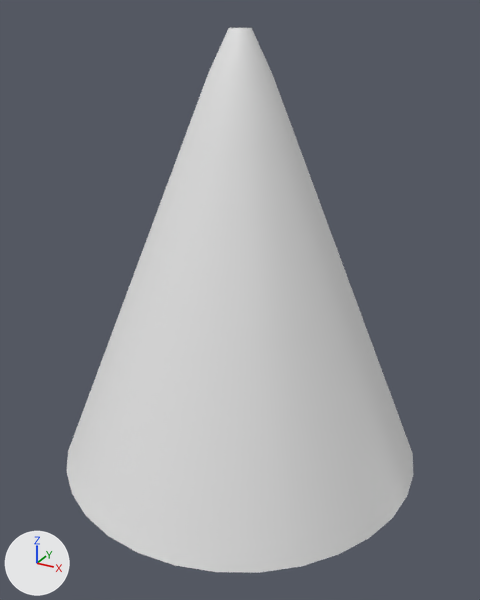
Renders of the FBX model Assets/Project Directory/GameBank/VFX/3D/VFM_LightCone_01A.fbx from each side of a commit.
One viewpoint serves both versions: a 50 mm lens placed at (4.14, -7.5, 6.1), pointed at (0.1, -0.15, 2.43). The lights are fixed; the arrows at lower left show +X, +Y and +Z. Where no turn or scale is listed for an object, it has been applied to the vertices.

The first picture shows 'VFM_LightCone'.
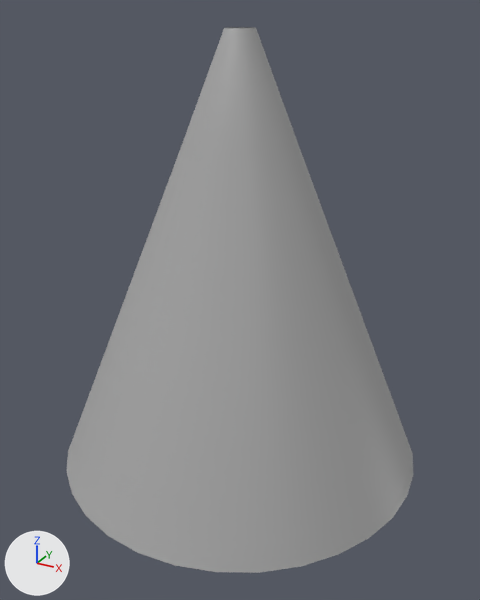
Where the newer file only moved an object's origin or applied its transform, the numbers keep the older frame.

What differs and where, as boxes [x1, y1, x2, y2] in the pictures (480 x 600 px):
```json
{"part": 1, "of": "me_cylinder_001", "change": "cut back", "before": [124, 27, 356, 349], "after": [124, 27, 356, 349]}
{"part": 2, "of": "me_cylinder_001", "change": "recoloured", "before": [67, 300, 414, 573], "after": [67, 300, 414, 573], "on screen": "white to grey"}
```

The change, as JSON lines over the scene's bpy script:
```json
{"op": "add", "block": "mat_standardsurface1", "code": ["mat_standardsurface1 = principled_material('standardSurface1')", "mat_standardsurface1.base_color = (0.4, 0.4, 0.4)  # grey #aaaaaa"]}
{"block": "me_cylinder_001", "where": "# used by ob_vfm_lightcone; location = (0.0, 0.0, 0.0)"}
{"op": "remove", "block": "me_cylinder_001", "code": "me_cylinder_001.from_pydata(...)  # 192 vertices, 160 faces; spans x -2.62..2.63, y -2.59..2.65, z -0.07..5.88"}
{"op": "add", "block": "me_cylinder_001", "code": "me_cylinder_001.from_pydata(...)  # 128 vertices, 96 faces; spans x -2.62..2.63, y -2.59..2.65, z -0.07..5.88"}
{"block": "me_cylinder_001", "change": "me_cylinder_001 part 1"}
{"block": "me_cylinder_001", "change": "96 vertices are removed from x -1.01..1.01, y -0.96..1.02, z 3.88..5.88"}
{"block": "me_cylinder_001", "change": "128 faces are deleted"}
{"block": "me_cylinder_001", "change": "32 vertices are added at x -0.19..0.19, y -0.16..0.22, z 5.88"}
{"block": "me_cylinder_001", "change": "64 new faces join them"}
{"block": "me_cylinder_001", "change": "me_cylinder_001 part 2: 32 faces spanning x -2.62..2.63, y -2.59..2.65, z -0.07..2.4 switch from no material to mat_standardsurface1 (grey #aaaaaa)"}
```
